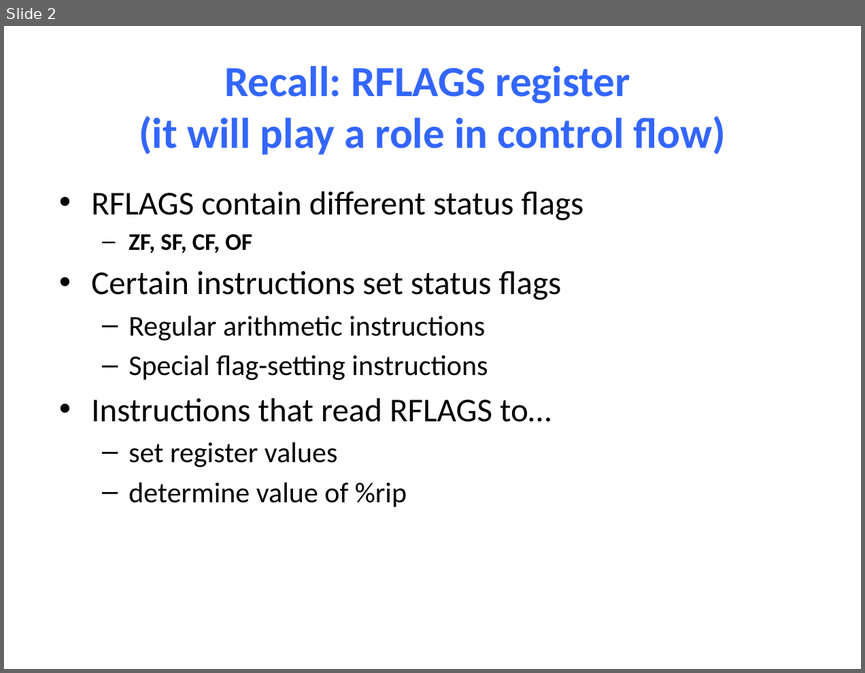
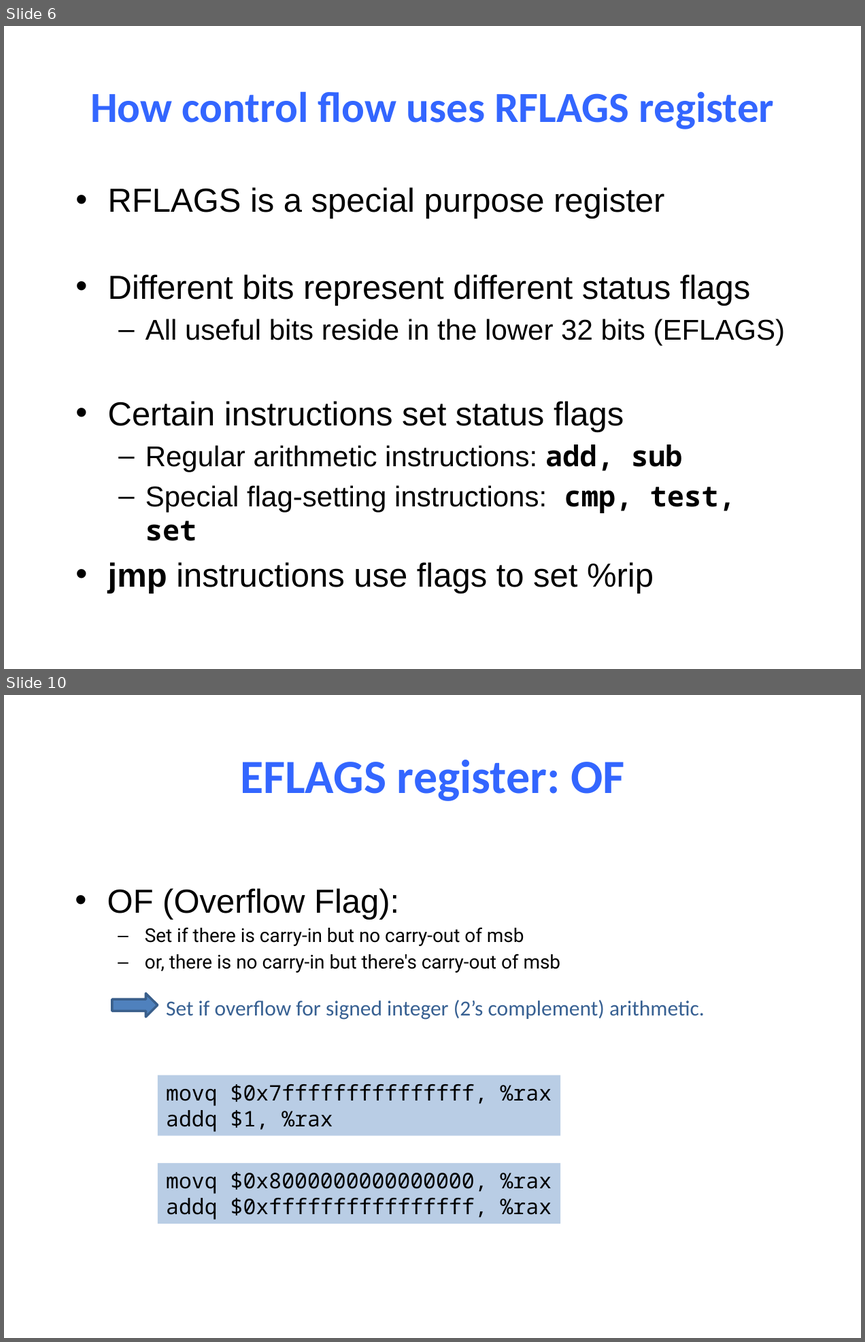
Before and after one commit to NYU-CSO/nyu-cso.github.io, a slide deck: notes/08-Machine_Control.pptx. Shown one above the other, each under a label of ours: slide 2 before the commit, slides 6 and 10 after it; the slides between them are not shown. The pictures are 865x673 and 865x1342 pixels, drawn with LibreOffice and Linux fonts; fonts in the diff are those of the drawing. Boxes give left, top, right and bottom in pixels: in the first picture for what was removed or moved away, otherwise in the second. Text is boxed around its words. In the diff, an @@ line names an element or a change of style, - is before the commit and + after.

```diff
--- a/notes/08-Machine_Control.pptx
+++ b/notes/08-Machine_Control.pptx
@@ slide 10 added at (x1=4, y1=695, x2=861, y2=1338), background #FFFFFF @@
@@ title added at (x1=240, y1=760, x2=624, y2=801), 40 pt, text #3366FF, bold @@
+EFLAGS register: OF
@@ text added at (x1=107, y1=888, x2=561, y2=972), 16 pt, text #000000 @@
+• OF (Overflow Flag):
+  – Set if there is carry-in but no carry-out of msb
+  – or, there is no carry-in but there's carry-out of msb
@@ right arrow added at (x1=112, y1=993, x2=158, y2=1016), fill #4F81BD, outline #3A5F8C 2 pt @@
@@ text added at (x1=166, y1=1000, x2=704, y2=1019), 18 pt, text #376092 @@
+Set if overflow for signed integer (2’s complement) arithmetic.
@@ rectangle added at (x1=158, y1=1074, x2=560, y2=1136), fill #B9CDE5, 18 pt, text #000000 @@
+movq $0x7fffffffffffffff, %rax
+addq $1, %rax
@@ rectangle added at (x1=158, y1=1163, x2=560, y2=1223), fill #B9CDE5, 18 pt, text #000000 @@
+movq $0x8000000000000000, %rax
+addq $0xffffffffffffffff, %rax
@@ what was slide 2 is now slide 6 @@
@@ slide 6 changed as well @@
@@ title at (x1=90, y1=91, x2=774, y2=129): text changed @@
-Recall: RFLAGS register
-(it will play a role in control flow)
+How control flow uses RFLAGS register
@@ text "RFLAGS is a special purpose ..." moved from (x1=91, y1=191, x2=584, y2=507) to (x1=108, y1=187, x2=785, y2=593) @@
@@ text at (x1=108, y1=187, x2=785, y2=346): text changed; font Calibri to Arial @@
-• RFLAGS contain different status flags
-  – ZF, SF, CF, OF
+• RFLAGS is a special purpose register
+• Different bits represent different status flags
+  – All useful bits reside in the lower 32 bits (EFLAGS)
@@ text at (x1=108, y1=401, x2=623, y2=432): font Calibri to Arial in "Certain instructions set status flags" @@
@@ text at (x1=108, y1=444, x2=736, y2=593): text changed; font Calibri to Arial @@
-  – Regular arithmetic instructions
-  – Special flag-setting instructions
-• Instructions that read RFLAGS to…
-  – set register values
-  – determine value of %rip
+  – Regular arithmetic instructions: add, sub
+  – Special flag-setting instructions: cmp, test, set
+• jmp instructions use flags to set %rip
```
Also in this commit, not shown: 17 other slides changed, 16 other slides added, 2 other files.
